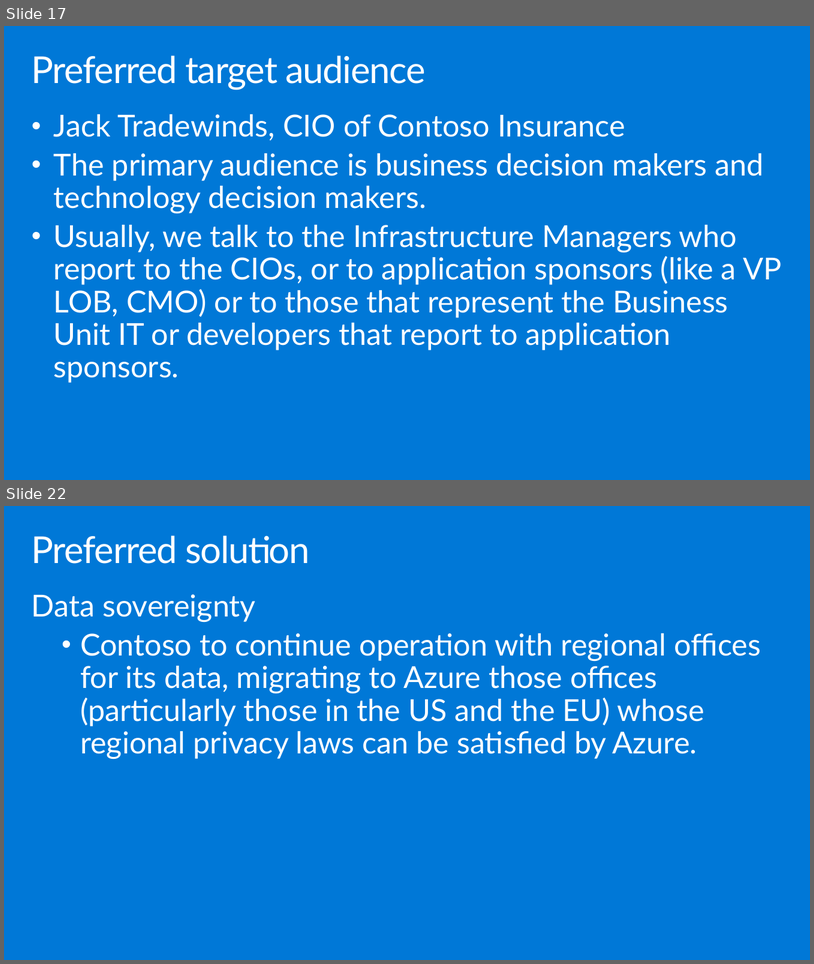
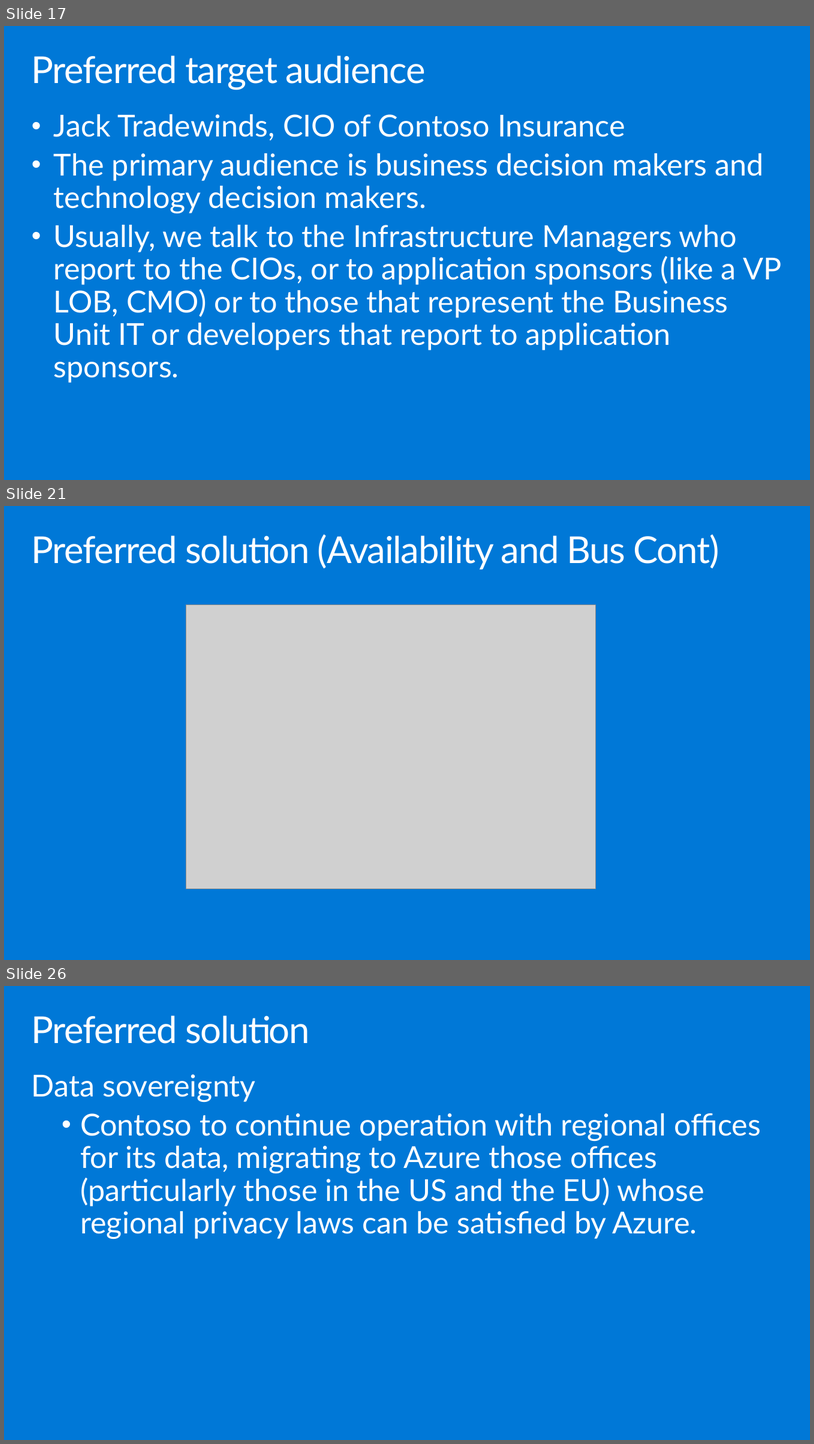
Before and after one commit to tejaswini972/MCW-Security-baseline-on-Azure, a slide deck: Whiteboard design session/WDS trainer presentation - Security baseline on Azure.pptx. Shown one above the other, each under a label of ours: slides 17 and 22 before the commit, slides 17, 21 and 26 after it; the slides between them are not shown. The pictures are 814x964 and 814x1444 pixels, drawn with LibreOffice and Linux fonts; fonts in the diff are those of the drawing; grey boxes stand for pictures. Boxes give left, top, right and bottom in pixels: in the first picture for what was removed or moved away, otherwise in the second. Text is boxed around its words. In the diff, an @@ line names an element or a change of style, - is before the commit and + after.

```diff
--- a/Whiteboard design session/WDS trainer presentation - Security baseline on Azure.pptx
+++ b/Whiteboard design session/WDS trainer presentation - Security baseline on Azure.pptx
@@ slide 21 added at [4,506,810,960], background #0078D7 @@
@@ title added at [32,534,720,570], 44.1 pt, text #FFFFFF @@
+Preferred solution (Availability and Bus Cont)
@@ picture added at [186,605,596,889] @@
@@ what was slide 22 is now slide 26 @@
```
Also in this commit, not shown: 4 slides changed, 3 other slides added.
